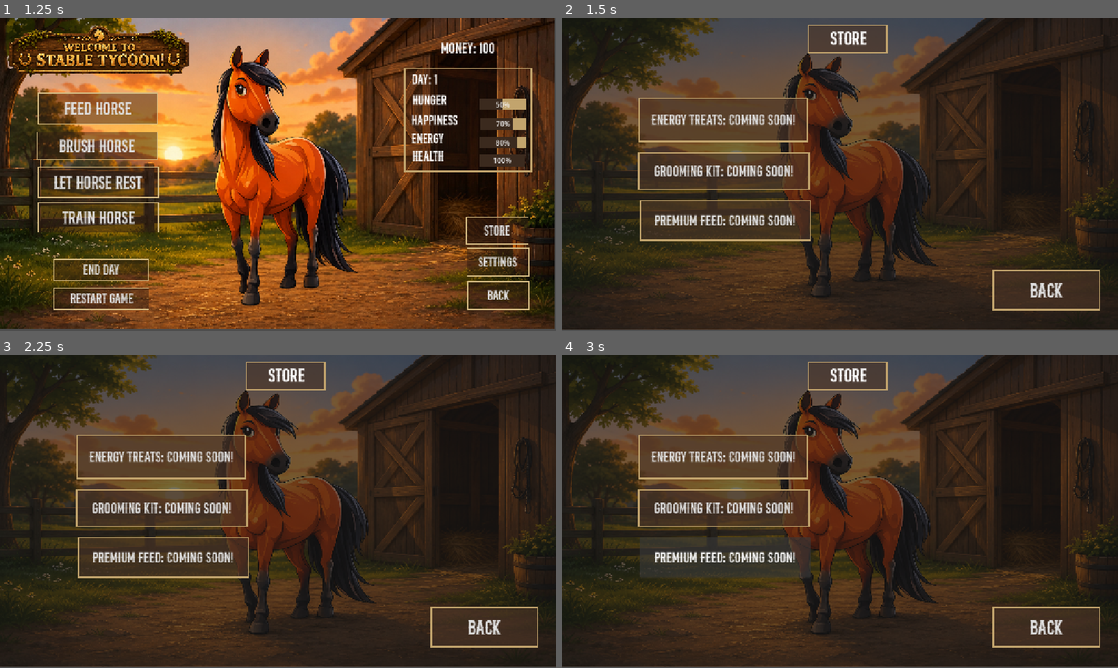
Above: before the commit, frames 1-4 (two rows, left to right).
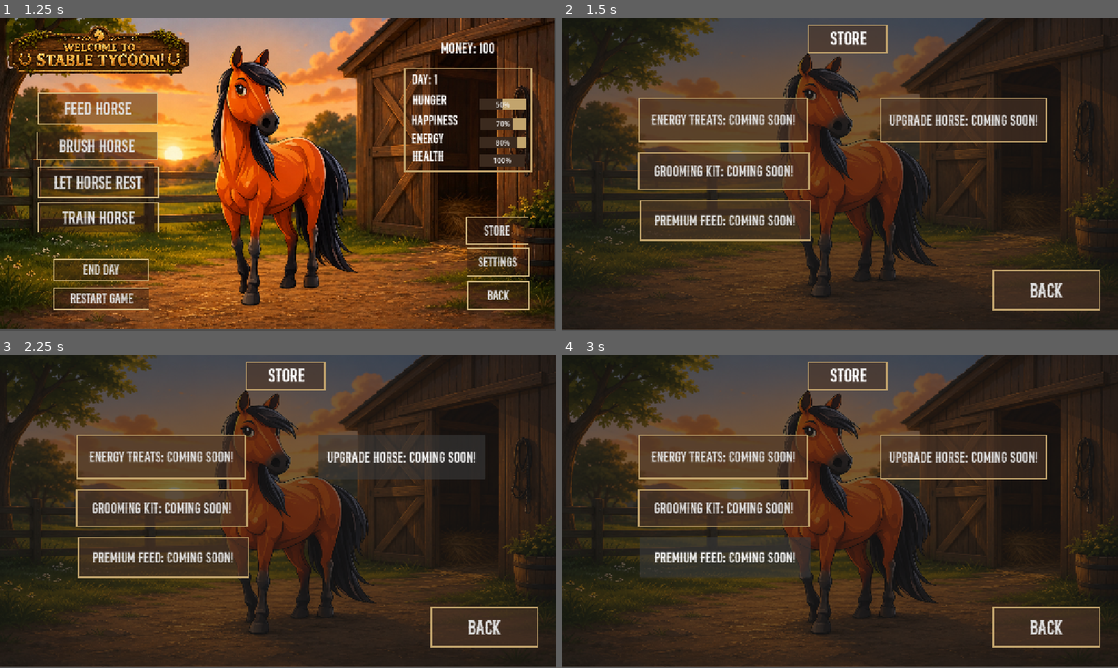
Above: after the commit, the same moments.

Repository: veronica-foltz/stable-tycoon
Game: Godot game, scene res://scenes/title_screen.tscn
Same seed, same stepped clock (60 frames per second), same inputs: the game is played once before the commit and once after it.
Inputs (mouse positions are in pixels of both pictures, inside the frame that each line leads up to):
- Up to frame 1 (1.25 s): click "Start Game" at 0.5 s
- Up to frame 2 (1.5 s): click "Store" at 1.25 s
- Up to frame 3 (2.25 s): click (400, 458) at 2 s, where only the run after the commit has a clickable "Upgrade Horse: Coming Soon!"
- Up to frame 4 (3 s): click "Premium Feed: Coming Soon!" at 2.75 s

Frame 1 is identical in both runs. In frame 2, 2.1% of the frame differs, in the area x 57-88%, y 25-40%; in frame 3, 2.2%; in frame 4, 2.1%.

Commit message:
added upgrade horse button
added upgrade horse button in store

Diff:
--- a/stable-tycoon/scenes/store_screen.tscn
+++ b/stable-tycoon/scenes/store_screen.tscn
@@ -22,6 +22,14 @@
 border_color = Color(0.7607843, 0.6431373, 0.42745098, 1)
 
 [sub_resource type="StyleBoxFlat" id="StyleBoxFlat_7rjp1"]
+bg_color = Color(0.2901961, 0.20392157, 0.14901961, 0.627451)
+border_width_left = 3
+border_width_top = 3
+border_width_right = 3
+border_width_bottom = 3
+border_color = Color(0.7607843, 0.6431373, 0.42745098, 1)
+
+[sub_resource type="StyleBoxFlat" id="StyleBoxFlat_ttysb"]
 bg_color = Color(0.2901961, 0.20392157, 0.14901961, 0.627451)
 border_width_left = 3
 border_width_top = 3
@@ -123,6 +131,17 @@
 theme_override_styles/normal = SubResource("StyleBoxFlat_7rjp1")
 text = "Back"
 
+[node name="UpgradeHorseButton" type="Button" parent="." unique_id=1828241089]
+layout_mode = 0
+offset_left = 732.0
+offset_top = 184.0
+offset_right = 1117.0
+offset_bottom = 286.0
+theme_override_fonts/font = ExtResource("3_6yotf")
+theme_override_font_sizes/font_size = 35
+theme_override_styles/normal = SubResource("StyleBoxFlat_ttysb")
+text = "Upgrade Horse: Coming Soon!"
+
 [connection signal="pressed" from="BetterFeedButton" to="." method="_on_better_feed_button_pressed"]
 [connection signal="pressed" from="GroomingKitButton" to="." method="_on_grooming_kit_button_pressed"]
 [connection signal="pressed" from="EnergyTreatButton" to="." method="_on_energy_treat_button_pressed"]
Not shown, added: Screenshot 2026-06-07 at 5.05.31 PM.png
Not shown, changed: stable-tycoon/.DS_Store
